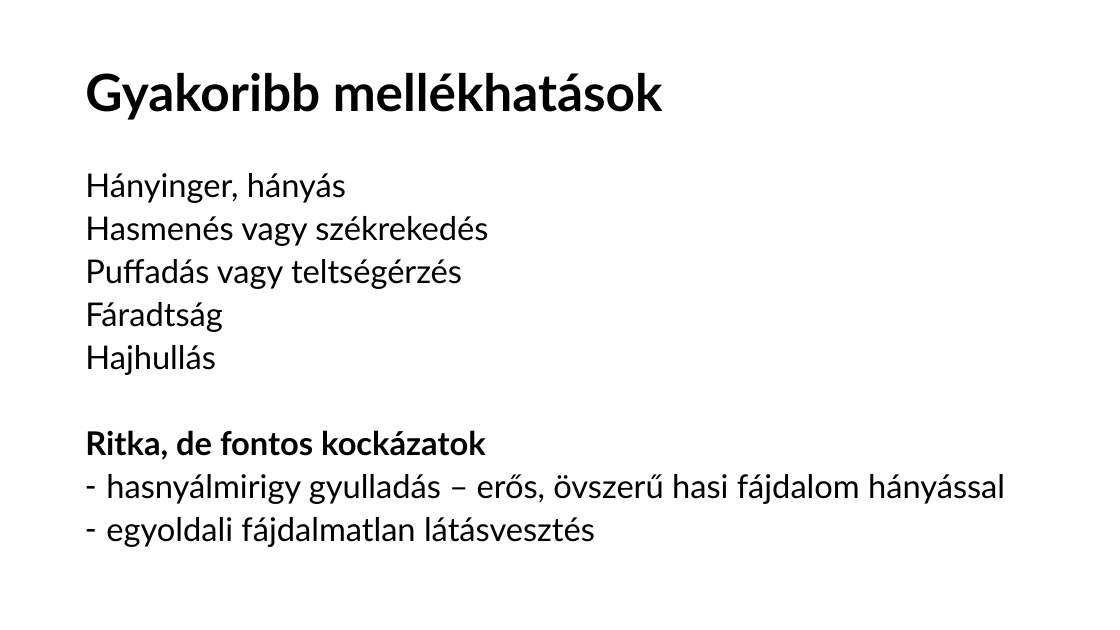
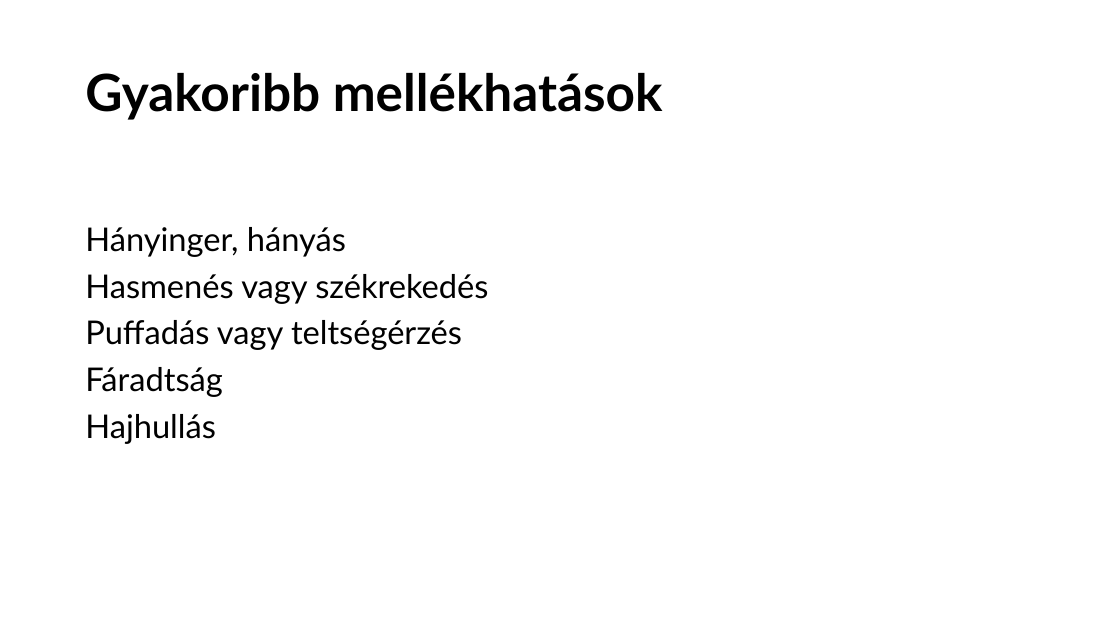
Before and after one commit to sasaleese/common, a slide deck: slide 4 of Testsúlycsökkentő gyógyszeres terápiák.pptx (slide 3 before the commit). Drawn at 1120x630 pixels with LibreOffice and Linux fonts; fonts in the diff are those of the drawing. Boxes give left, top, right and bottom in pixels: in the first picture for what was removed or moved away, otherwise in the second. Text is boxed around its words. In the diff, an @@ line names an element or a change of style, - is before the commit and + after.

```diff
--- a/Testsúlycsökkentő gyógyszeres terápiák.pptx
+++ b/Testsúlycsökkentő gyógyszeres terápiák.pptx
@@ text "Hányinger, hányás" at [85, 227, 488, 444]: line spacing 0.8 to 0.9 @@
@@ text at [85, 430, 1005, 547]: paragraphs removed @@
-Ritka, de fontos kockázatok
-– hasnyálmirigy gyulladás – erős, övszerű hasi fájdalom hányással
-– egyoldali fájdalmatlan látásvesztés
```
Also in this commit, not shown: 1 other slide changed, 1 slide added.
